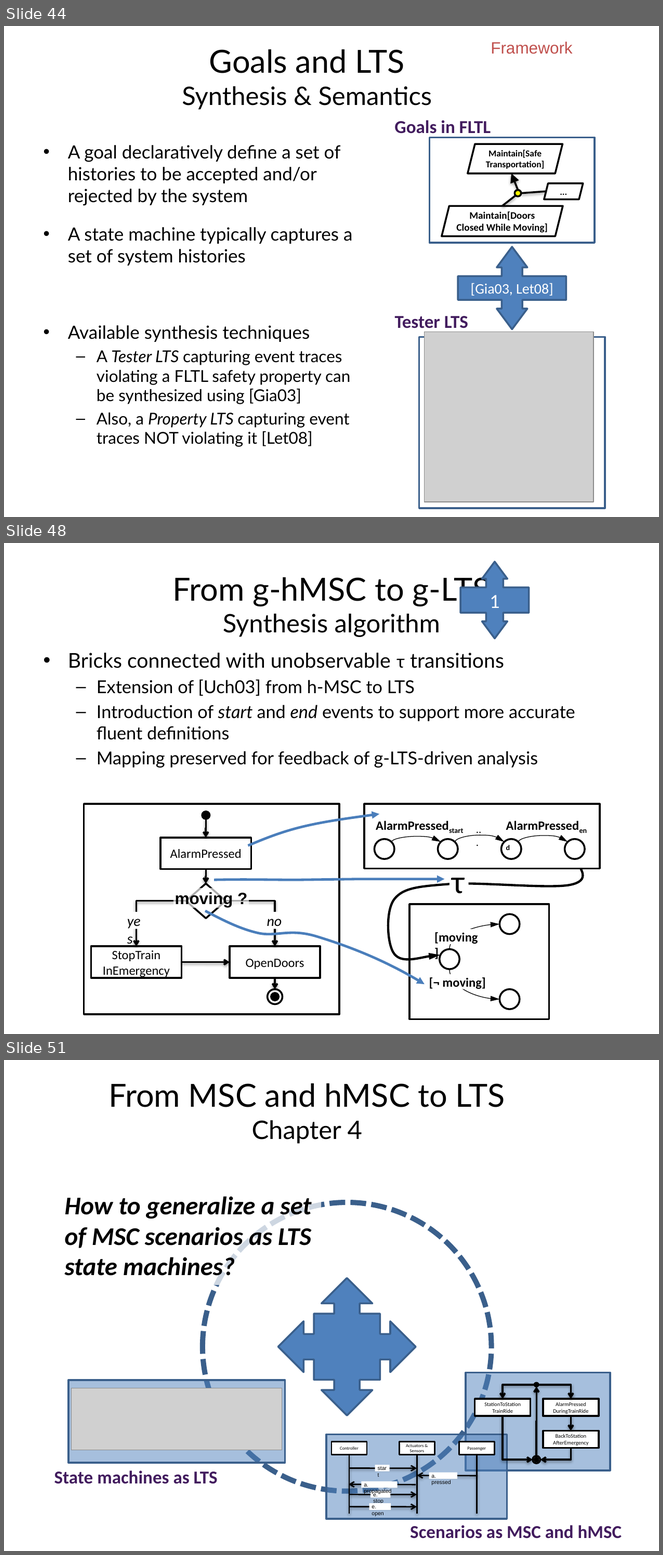
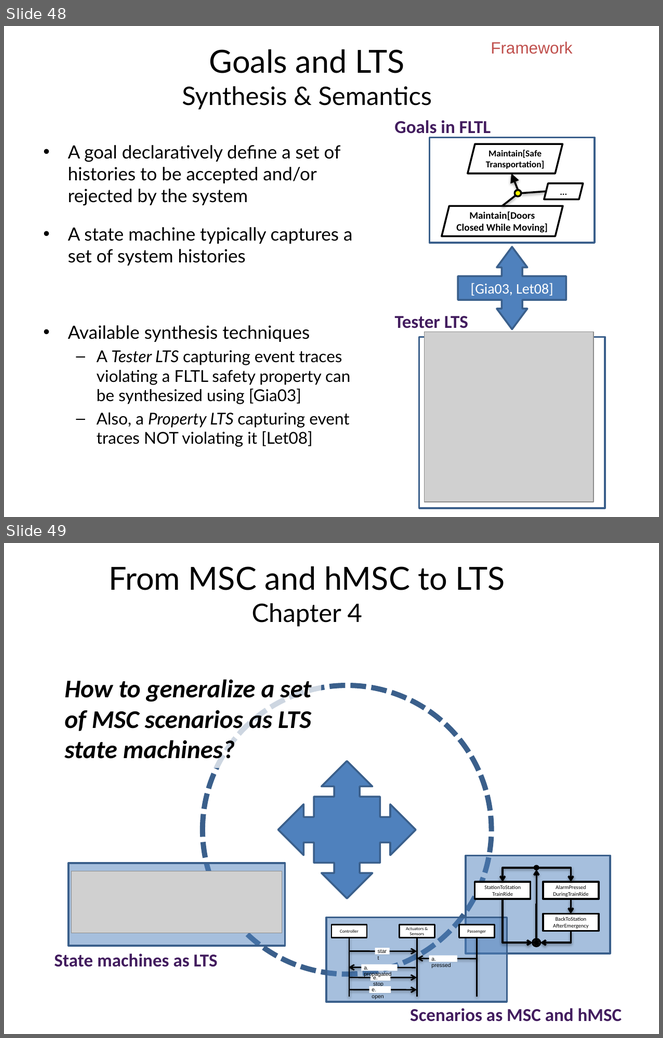
Before and after one commit to blambeau/phd, a slide deck: private-defense/slides.pptx. Shown one above the other, each under a label of ours: slides 44, 48 and 51 before the commit, slides 48 and 49 after it; the slides between them are not shown. The pictures are 663x1555 and 663x1038 pixels, drawn with LibreOffice and Linux fonts; fonts in the diff are those of the drawing; grey boxes stand for pictures. Boxes give left, top, right and bottom in pixels: in the first picture for what was removed or moved away, otherwise in the second. Text is boxed around its words. In the diff, an @@ line names an element or a change of style, - is before the commit and + after.

```diff
--- a/private-defense/slides.pptx
+++ b/private-defense/slides.pptx
@@ slide 48 removed at (x1=4, y1=543, x2=659, y2=1034), background #FFFFFF @@
@@ title removed at (x1=172, y1=573, x2=490, y2=637) @@
-From g-hMSC to g-LTS
-Synthesis algorithm
@@ left right arrow callout removed at (x1=461, y1=562, x2=529, y2=638) @@
-1
@@ text removed at (x1=68, y1=653, x2=575, y2=768) @@
-• Bricks connected with unobservable τ transitions
-  – Extension of [Uch03] from h-MSC to LTS
-  – Introduction of start and end events to support more accurate fluent definitions
-  – Mapping preserved for feedback of g-LTS-driven analysis
@@ text removed at (x1=175, y1=891, x2=233, y2=908) @@
-moving ?
@@ group removed at (x1=84, y1=805, x2=599, y2=1020): 10 ellipses, 7 rectangles, 7 texts, 6 elbow arrows, 5 curved arrows, 4 freeform shapes, 1 line, 1 diamond @@
-[moving]
-[¬ moving]
-τ
-AlarmPressedstart
-AlarmPressedend
-...
-AlarmPressed
-StopTrain
-InEmergency
-OpenDoors
-no
-yes
@@ what was slide 44 is now slide 48 @@
@@ what was slide 51 is now slide 49 @@
```
Also in this commit, not shown: 4 slides changed, 9 slides added, 33 other slides removed.
